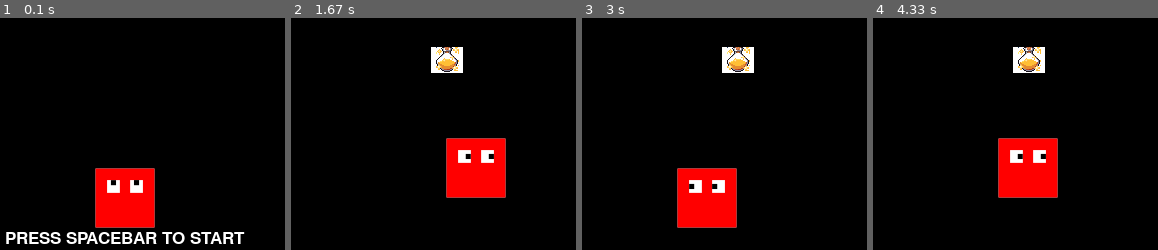
Above: before the commit, frames 1-4 (left to right).
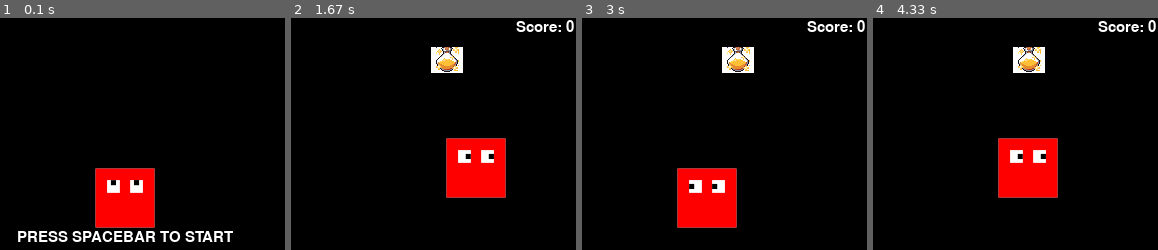
Above: after the commit, the same moments.

Repository: jatheepan/simple-pygame
Game: pygame game, started from Game.py
The game is run twice, just before and just after one commit, with the same random seed, the same clock (stepped at 60 frames per second) and the same inputs.
Inputs:
- Up to frame 1 (0.1 s): no input
- Up to frame 2 (1.67 s): tap Space at 0.33, 0.73, 1.03, 1.23, 1.57 s; hold Right 0.67-1.13 s; hold Up 1.17-1.47 s; hold Right from 1.5 s (still down)
- Up to frame 3 (3 s): tap Space at 1.87, 2.07, 2.37, 2.63, 2.97 s; release Right at 1.97 s; hold Left 2-2.53 s; hold Down 2.57-2.87 s; hold Left from 2.9 s (still down)
- Up to frame 4 (4.33 s): tap Space at 3.27, 3.4, 3.8, 4.1 s; release Left at 3.3 s; hold Up 3.33-3.7 s; hold Right from 3.73 s (still down)

The runs differ from the first frame. In frame 1, 3.0% of the frame differs, in the area x 2-86%, y 91-98%; in frame 2, 0.5%; in frame 3, 0.5%; in frame 4, 0.5%.

Commit message:
score added

Diff:
--- a/Game.py
+++ b/Game.py
@@ -8,11 +8,13 @@
 
 class Game:
     started = False
+    score = 0
+    level = 1
 
     def __init__(self):
         pygame.init()
-        pygame.key.set_repeat(1, 60)
-        self.font = pygame.font.SysFont(None, 26)
+        pygame.key.set_repeat(1, 40)
+        self.font = pygame.font.SysFont(None, 23)
         self.screen = pygame.display.set_mode((WIDTH, HEIGHT))
         pygame.mixer.music.load('assets/music.mp3')
         self.clock = pygame.time.Clock()
@@ -39,11 +41,13 @@
 
                 if event.type == EVENT_ITEM_COLLECTED:
                     print("done!!!")
+                    self.score += 1
                     self.create_item()
 
             self.screen.fill("black")
             self.block.draw()
             self.draw_welcome_message()
+            self.draw_score()
             if self.started:
                 self.item_group.draw(self.screen)
                 self.item_group.update(self.block)
@@ -75,6 +79,16 @@
         top += offset
         self.screen.blit(img, (left, top))
 
+    def draw_score(self) -> None:
+        if not self.started:
+            return
+        score = f"Score: {self.score}"
+        img = self.font.render(score, True, WHITE)
+        margin = 2
+        top = 0 + margin
+        left = WIDTH - img.get_width() - margin
+        self.screen.blit(img, (left, top))
+
 
 if __name__ == "__main__":
     game = Game()
